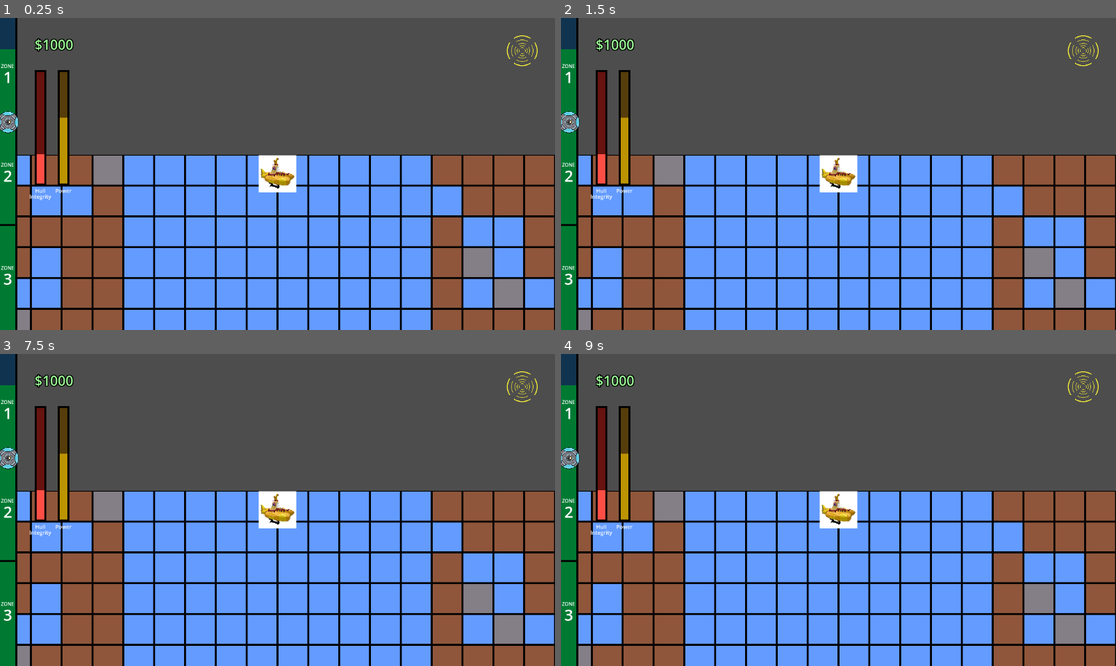
Above: before the commit, frames 1-4 (two rows, left to right).
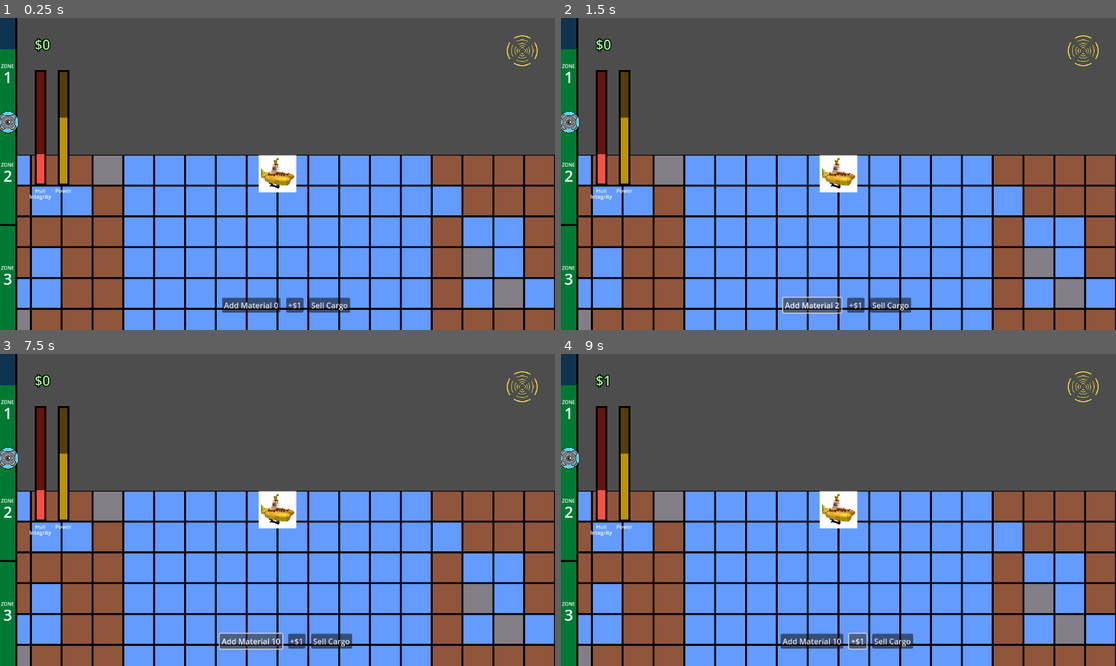
Above: after the commit, the same moments.

Repository: deruitda/ludum-dare-57
Game: Godot game, scene res://scenes/test/nick-test.tscn
The game is run twice, just before and just after one commit, with the same random seed, the same clock (stepped at 60 frames per second) and the same inputs.
Inputs (mouse positions are in pixels of both pictures, inside the frame that each line leads up to):
- Up to frame 1 (0.25 s): no input
- Up to frame 2 (1.5 s): click (810, 305) at 0.5 s, where only the run after the commit has a clickable "Add Material 0"; click (810, 305) at 1.25 s, where only the run after the commit has a clickable "Add Material 1"
- Up to frame 3 (7.5 s): click (249, 641) at 2 s, where only the run after the commit has a clickable "Add Material 2"; click (249, 641) at 2.75 s, where only the run after the commit has a clickable "Add Material 3"; click (249, 641) at 3.5 s, where only the run after the commit has a clickable "Add Material 4"; click (249, 641) at 4.25 s, where only the run after the commit has a clickable "Add Material 5"; click (249, 641) at 5 s, where only the run after the commit has a clickable "Add Material 6"; click (249, 641) at 5.75 s, where only the run after the commit has a clickable "Add Material 7"; click (249, 641) at 6.5 s, where only the run after the commit has a clickable "Add Material 8"; click (249, 641) at 7.25 s, where only the run after the commit has a clickable "Add Material 9"
- Up to frame 4 (9 s): click (810, 641) at 8 s, where only the run after the commit has a clickable "Add Material 10"; click (855, 641) at 8.75 s, where only the run after the commit has a clickable "+$1"

The runs differ from the first frame. In frame 1, 1.1% of the frame differs, in the area x 7-64%, y 6-95%; in frame 2, 1.2%; in frame 3, 1.3%; in frame 4, 1.1%.

Commit message:
basic game state for cargo weight and money collected

Diff:
--- a/global/game_state.gd
+++ b/global/game_state.gd
@@ -1 +1,28 @@
 extends Node
+
+@export var money_collected: int = 0
+@export var max_cargo_weight: int = 10
+var current_cargo_weight: int = 0
+
+func _ready() -> void:
+	SignalBus.add_money_collected.connect(_on_add_money_collected)
+	SignalBus.add_cargo.connect(_on_add_cargo)
+	SignalBus.sell_cargo.connect(_on_sell_cargo)
+
+func _on_add_money_collected(money_paid: int) -> void:
+	money_collected += money_paid
+	SignalBus.money_collected_updated.emit()
+
+func _on_add_cargo() -> void:
+	current_cargo_weight += 1
+
+	if (current_cargo_weight >= max_cargo_weight):
+		current_cargo_weight = max_cargo_weight
+		SignalBus.cargo_at_max_capacity.emit()
+
+	SignalBus.cargo_updated.emit()
+
+func _on_sell_cargo() -> void:
+	SignalBus.add_money_collected.emit(current_cargo_weight)
+	current_cargo_weight = 0
+	SignalBus.cargo_updated.emit()
--- a/global/signal_bus.gd
+++ b/global/signal_bus.gd
@@ -1,5 +1,14 @@
 extends Node
 
-# put signals in here
+# Money Collected Signals
+signal add_money_collected(moneyPaid: int)
+signal money_collected_updated()
 
+# Cargo Signals
+signal add_cargo()
+signal cargo_updated()
+signal cargo_at_max_capacity()
+signal sell_cargo()
+
+# Player Signals
 signal player_health_changed(new_health_value: int)
--- a/project.godot
+++ b/project.godot
@@ -18,7 +18,11 @@
 [autoload]
 
 SignalBus="*res://global/signal_bus.gd"
-Hud="*res://scenes/hud/hud.gd"
+GameState="*res://global/game_state.gd"
+
+[debug]
+
+gdscript/warnings/unused_signal=0
 
 [input]
 
--- a/scenes/hud/hud.gd
+++ b/scenes/hud/hud.gd
@@ -1 +1,28 @@
 extends Node
+
+@onready var collected_money_rich_text = %CollectedMoneyRichText
+@onready var add_material_button = %AddMaterialButton
+
+func _ready() -> void:
+	SignalBus.money_collected_updated.connect(_on_signal_money_collected_updated)
+	SignalBus.cargo_updated.connect(_on_signal_cargo_updated)
+
+# Temporary game state updates when clicking buttons for testing purposes
+
+# Testing Cargo / Material
+func _on_add_material_button_pressed() -> void:
+	SignalBus.add_cargo.emit()
+
+func _on_signal_cargo_updated() -> void:
+	add_material_button.set_text("Add Material " + str(GameState.current_cargo_weight))
+
+# Testing Money
+func _on_get_paid_pressed() -> void:
+	SignalBus.add_money_collected.emit(1)
+
+func _on_signal_money_collected_updated() -> void:
+	collected_money_rich_text.set_text("$" + str(GameState.money_collected))
+
+
+func _on_sell_cargo_button_pressed() -> void:
+	SignalBus.sell_cargo.emit()
--- a/scenes/hud/hud.tscn
+++ b/scenes/hud/hud.tscn
@@ -1,8 +1,9 @@
-[gd_scene load_steps=11 format=3 uid="uid://y7i0qucf3p8i"]
+[gd_scene load_steps=12 format=3 uid="uid://y7i0qucf3p8i"]
 
 [ext_resource type="Texture2D" uid="uid://bdu3xay1kbw8b" path="res://assets/png_files/orb_ship.png" id="1_48c2t"]
 [ext_resource type="Texture2D" uid="uid://bkrttxk3o4ob1" path="res://assets/png_files/radar_ping_gold01.png" id="2_cgeww"]
 [ext_resource type="Texture2D" uid="uid://2k0jwb3kgvy2" path="res://assets/png_files/radar_ping_green01.png" id="3_c45xl"]
+[ext_resource type="Script" uid="uid://dv0b0igbo624" path="res://scenes/hud/hud.gd" id="4_0bx4p"]
 
 [sub_resource type="StyleBoxFlat" id="StyleBoxFlat_0bx4p"]
 bg_color = Color(0, 0.179451, 0.31905, 0.784314)
@@ -49,6 +50,7 @@
 border_color = Color(0, 0, 0, 1)
 
 [node name="Hud" type="CanvasLayer"]
+script = ExtResource("4_0bx4p")
 
 [node name="DepthProgressBar" type="ProgressBar" parent="."]
 unique_name_in_owner = true
@@ -289,7 +291,7 @@
 theme_override_colors/font_outline_color = Color(0, 0, 0, 1)
 theme_override_constants/outline_size = 8
 theme_override_font_sizes/normal_font_size = 28
-text = "$1000
+text = "$0
 "
 scroll_active = false
 vertical_alignment = 1
@@ -329,3 +331,28 @@
 mouse_default_cursor_shape = 2
 texture_normal = ExtResource("3_c45xl")
 stretch_mode = 0
+
+[node name="TempButtonsContainer" type="HBoxContainer" parent="MarginContainer"]
+layout_mode = 2
+size_flags_horizontal = 4
+size_flags_vertical = 8
+theme_override_constants/separation = 12
+
+[node name="AddMaterialButton" type="Button" parent="MarginContainer/TempButtonsContainer"]
+unique_name_in_owner = true
+layout_mode = 2
+text = "Add Material 0"
+script = ExtResource("4_0bx4p")
+
+[node name="GetPaidButton" type="Button" parent="MarginContainer/TempButtonsContainer"]
+layout_mode = 2
+text = "+$1"
+script = ExtResource("4_0bx4p")
+
+[node name="SellCargoButton" type="Button" parent="MarginContainer/TempButtonsContainer"]
+layout_mode = 2
+text = "Sell Cargo"
+
+[connection signal="pressed" from="MarginContainer/TempButtonsContainer/AddMaterialButton" to="." method="_on_add_material_button_pressed"]
+[connection signal="pressed" from="MarginContainer/TempButtonsContainer/GetPaidButton" to="MarginContainer/TempButtonsContainer/GetPaidButton" method="_on_get_paid_pressed"]
+[connection signal="pressed" from="MarginContainer/TempButtonsContainer/SellCargoButton" to="." method="_on_sell_cargo_button_pressed"]
